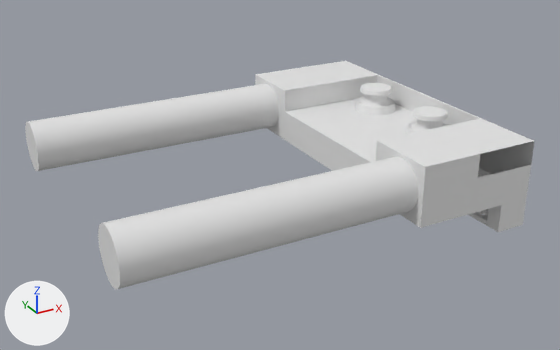
Two versions of the Blender file Wagon.blend, one commit apart.
Camera for both pictures: a 50 mm camera at (-15.17, -19.94, 11.17) aimed at (-4.39, -0.33, 1.36). The lights are fixed; the arrows at lower left show +X, +Y and +Z.

The first picture shows 'Top Cono', 'Varilla 1', 'Varilla 2', 'Wagon'.
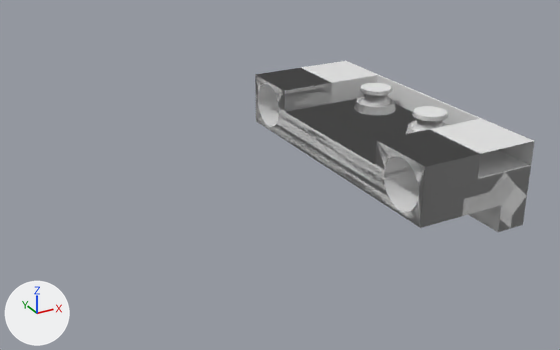
Changed parts and their boxes [x1, y1, x2, y2] in the pictures (560 x 350 px):
```json
{"object": "Varilla 1", "change": "hidden", "before": [98, 157, 419, 289]}
{"object": "Varilla 2", "change": "hidden", "before": [25, 84, 279, 171]}
{"object": "Wagon.001", "change": "added", "after": [255, 76, 530, 232]}
{"object": "Top Cono", "change": "unchanged, covered by the edit", "before": [354, 83, 448, 134], "after": [354, 88, 448, 134]}
```

The change, as JSON lines over the scene's bpy script:
```json
{"op": "add", "block": "me_wagon", "code": ["me_wagon = bpy.data.meshes.new('Wagon')", "me_wagon.from_pydata(...)  # 9551 vertices, 19098 faces; spans x -2.5..1.5, y -5.0..5.0, z 0.25..3.01"]}
{"op": "add", "block": "ob_varilla_1", "code": "ob_varilla_1.hide_viewport = True"}
{"op": "add", "block": "ob_varilla_2", "code": "ob_varilla_2.hide_viewport = True"}
{"op": "add", "block": "ob_wagon_001", "code": ["ob_wagon_001 = bpy.data.objects.new('Wagon.001', me_wagon)", "ob_wagon_001.location = (0.0, 0.0, 0.0)"]}
```
